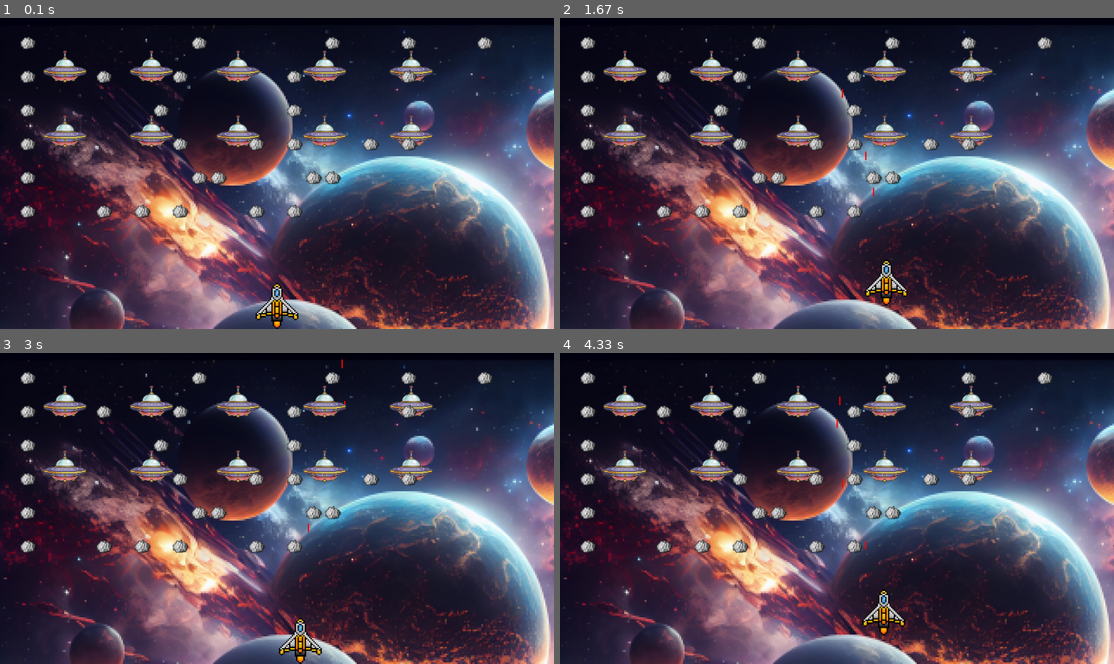
Above: before the commit, frames 1-4 (two rows, left to right).
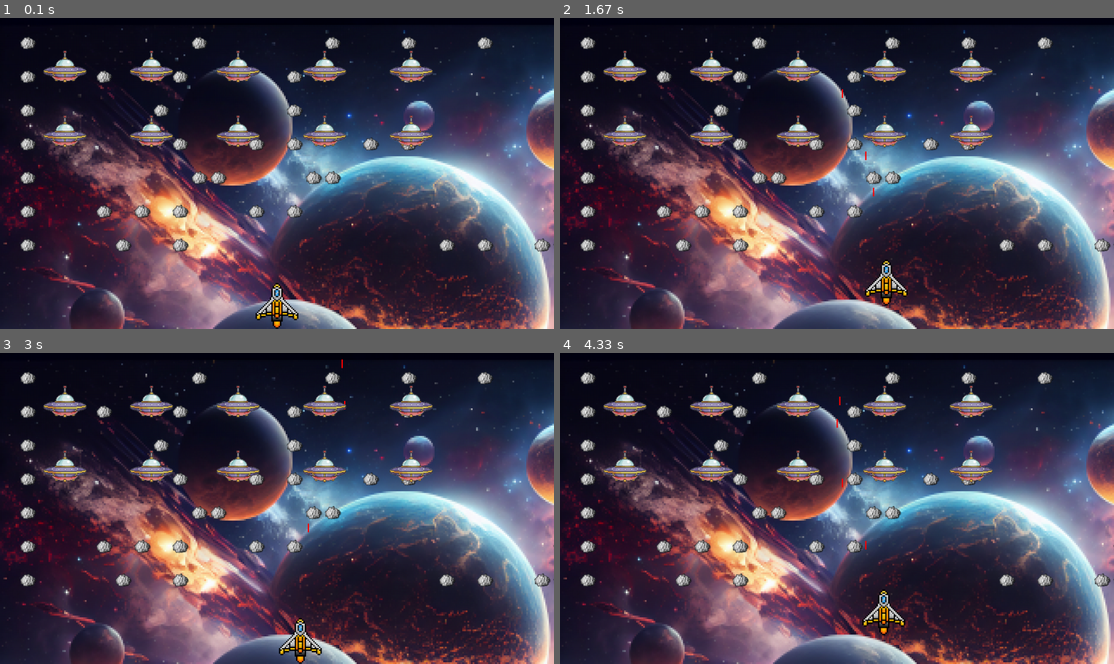
Above: after the commit, the same moments.

Repository: EgorAgafonov/Galaxian_Pygame_
Game: pygame game, started from alien_invasion.py
The game is run twice, just before and just after one commit, with the same random seed, the same clock (stepped at 60 frames per second) and the same inputs.
Inputs:
- Up to frame 1 (0.1 s): no input
- Up to frame 2 (1.67 s): tap Space at 0.33, 0.73, 1.03, 1.23, 1.57 s; hold Right 0.67-1.13 s; hold Up 1.17-1.47 s; hold Right from 1.5 s (still down)
- Up to frame 3 (3 s): tap Space at 1.87, 2.07, 2.37, 2.63, 2.97 s; release Right at 1.97 s; hold Left 2-2.53 s; hold Down 2.57-2.87 s; hold Left from 2.9 s (still down)
- Up to frame 4 (4.33 s): tap Space at 3.27, 3.4, 3.8, 4.1 s; release Left at 3.3 s; hold Up 3.33-3.7 s; hold Right from 3.73 s (still down)

The runs differ from the first frame. In frame 1, 0.6% of the frame differs, in the area x 3-100%, y 16-76%; in frame 2, 0.6%; in frame 3, 0.6%; in frame 4, 0.6%.

Commit message:
Files updated

Diff:
--- a/alien_invasion.py
+++ b/alien_invasion.py
@@ -17,12 +17,12 @@
         self.settings.screen_width = self.screen.get_rect().width
         self.settings.screen_height = self.screen.get_rect().height
         pygame.display.set_caption("Alien Invasion")
+        self.meteors = pygame.sprite.Group()
+        self._create_meteorite_belt()
         self.ship = Ship(screen=self.screen, ai_settings=self.settings)
         self.bullets = pygame.sprite.Group()
         self.aliens = pygame.sprite.Group()
-        self.meteors = pygame.sprite.Group()
         self._create_aliens_fleet()
-        self._create_meteorite_belt()
 
     def run_game(self):
         """Запуск основного цикла игры"""
@@ -128,7 +128,7 @@
         meteor.x = meteor_width + randint(-10, 10) * meteor_width * meteor_number
         meteor.rect.x = meteor.x
         meteor.rect.y = meteor.rect.height + 2 * meteor.rect.height * row_number
-        self.aliens.add(meteor)
+        self.meteors.add(meteor)
 
     def _create_meteorite_belt(self):
         """"""
@@ -139,8 +139,8 @@
         number_meteor_x = available_space_x // (2 * meteor_width)
 
         # определим количество рядов, помещающихся на экране
-        ship_height = self.ship.rect.height
-        available_space_y = (self.settings.screen_height - (3 * meteor_height) - ship_height)
+        meteor_height = meteor.rect.height
+        available_space_y = (self.settings.screen_height - (3 * meteor_height) - meteor_height)
         number_rows = available_space_y // (2 * meteor_height)
 
         # создание флота кораблей пришельцев
@@ -153,11 +153,11 @@
 
         self.screen.fill(self.settings.bg_color)
         self.screen.blit(self.settings.bckgrnd_screen, (0, 0))
+        self.meteors.draw(self.screen)
         self.ship.blitme()
         for bullet in self.bullets.sprites():
             bullet.draw_bullet()
         self.aliens.draw(self.screen)
-        self.meteors.draw(self.screen)
 
         pygame.display.flip()
 
